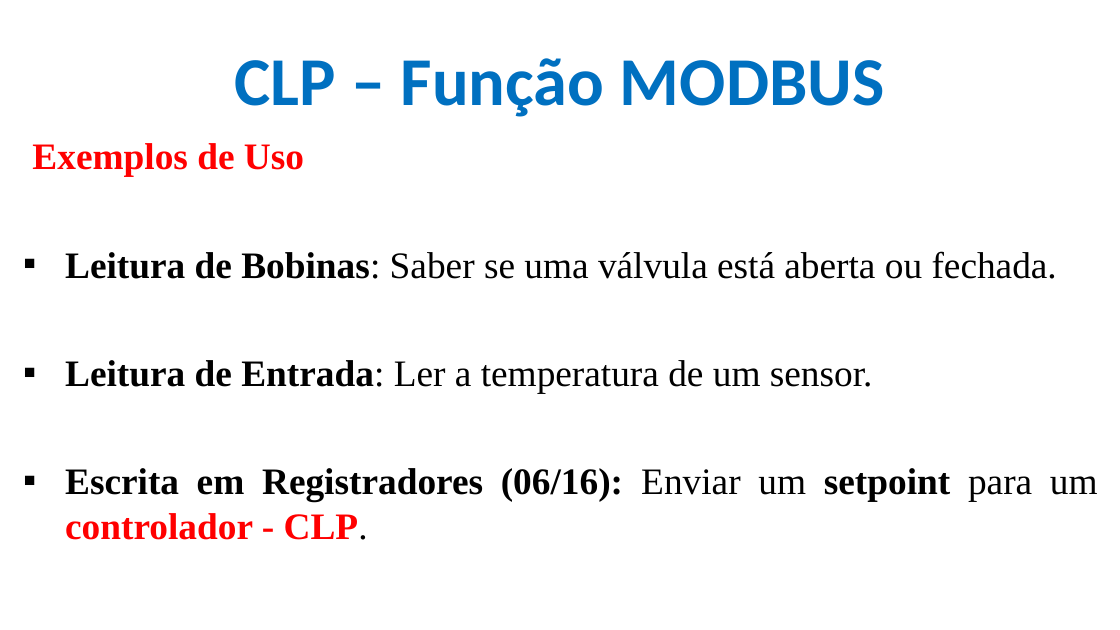
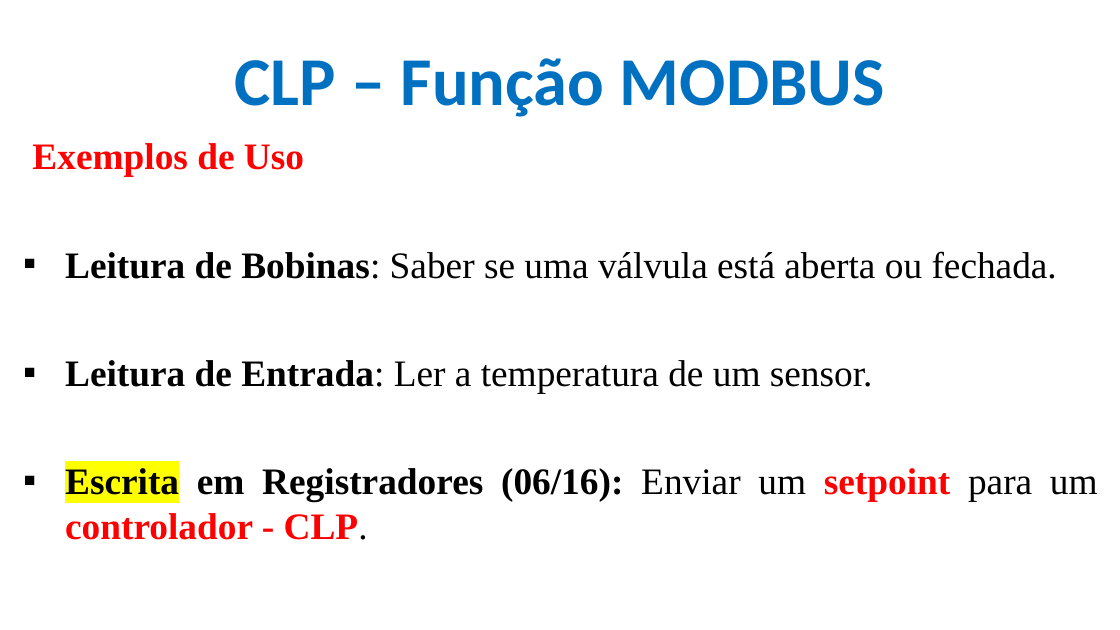
Before and after one commit to CloudEducationBrazil/WydenUniRuyControladoresLogicosProgCLP, a slide deck: slide 17 of 01 Classes/Aula6 - CLP - Redes Industriais MODBUS.pptx. Drawn at 1120x630 pixels with LibreOffice and Linux fonts; fonts in the diff are those of the drawing; background and template pictures are left out. Boxes give left, top, right and bottom in pixels: in the first picture for what was removed or moved away, otherwise in the second. Text is boxed around its words. In the diff, an @@ line names an element or a change of style, - is before the commit and + after.

Commit message:
Disciplina CLP MODBUS - 25Abr2025

```diff
--- a/01 Classes/Aula6 - CLP - Redes Industriais MODBUS.pptx
+++ b/01 Classes/Aula6 - CLP - Redes Industriais MODBUS.pptx
@@ text at (x1=65, y1=468, x2=1098, y2=540): text colour #000000 to #FF0000 in "setpoint"; highlight none to #FFFF00 in "Escrita" @@
```
Also in this commit, not shown: 7 other slides changed.
